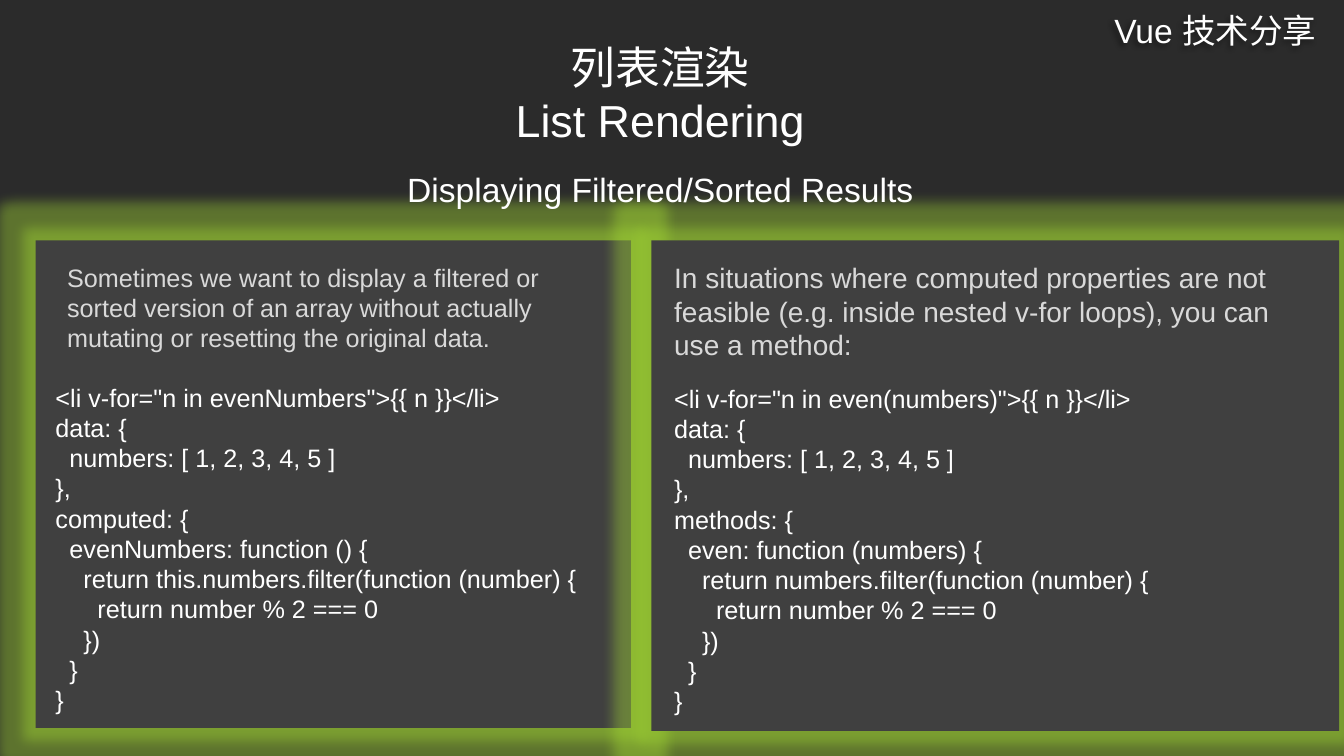
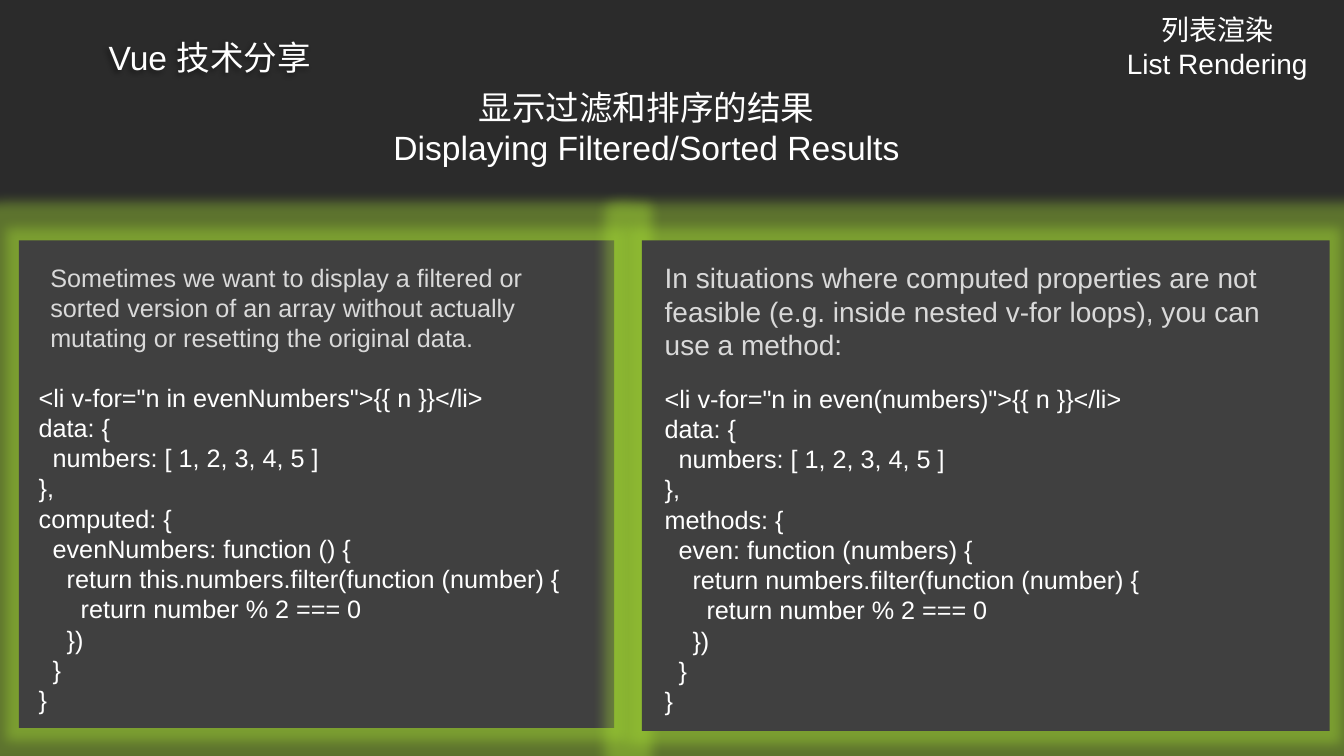
Before and after one commit to ldjdd/traing-library, a slide deck: slide 46 of vue/演示文稿.pptx. Drawn at 1344x756 pixels with LibreOffice and Linux fonts; fonts in the diff are those of the drawing; background and template pictures are left out; a plain dark background stands for a picture behind light text. Boxes give left, top, right and bottom in pixels: in the first picture for what was removed or moved away, otherwise in the second. Text is boxed around its words. In the diff, an @@ line names an element or a change of style, - is before the commit and + after.

```diff
--- a/vue/演示文稿.pptx
+++ b/vue/演示文稿.pptx
@@ title "列表渲染 List Rendering": place and size @@
-title "列表渲染 List Rendering" at (516,46,805,146)
+title "列表渲染 List Rendering" at (1127,16,1307,79)
@@ title "列表渲染 List Rendering" at (1127,16,1307,79): size 32 to 20 pt @@
@@ text "Vue 技术分享": place and size @@
-text "Vue 技术分享" at (1114,14,1316,46)
+text "Vue 技术分享" at (109,41,310,73)
@@ text "显示过滤和排序的结果": place and size @@
-text "显示过滤和排序的结果" at (407,177,913,209)
+text "显示过滤和排序的结果" at (393,91,899,167)
@@ text at (478,91,814,123): paragraph added @@
+显示过滤和排序的结果
@@ 2 texts, 1 rectangle: place and size @@
-2 texts, 1 rectangle at (35,240,630,728)
+2 texts, 1 rectangle at (19,240,614,728)
@@ 2 texts, 1 rectangle: place and size @@
-2 texts, 1 rectangle at (651,240,1339,731)
+2 texts, 1 rectangle at (642,240,1330,731)
```
Also in this commit, not shown: 41 other slides changed, 3 slides added.
